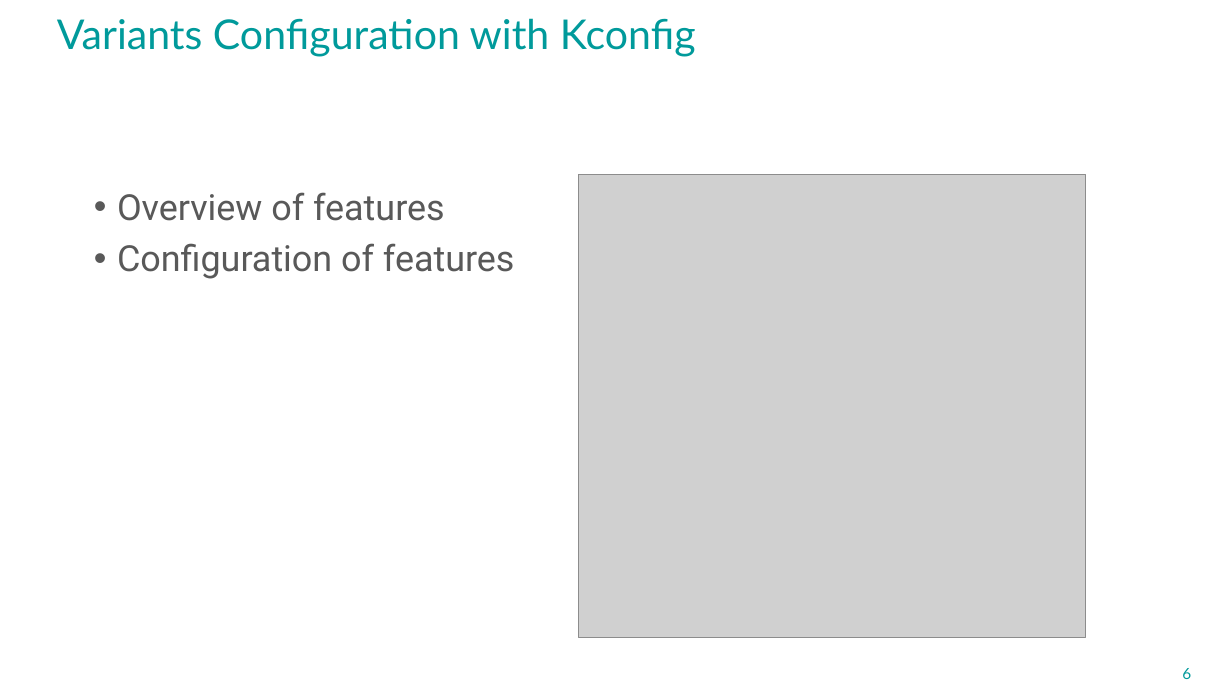
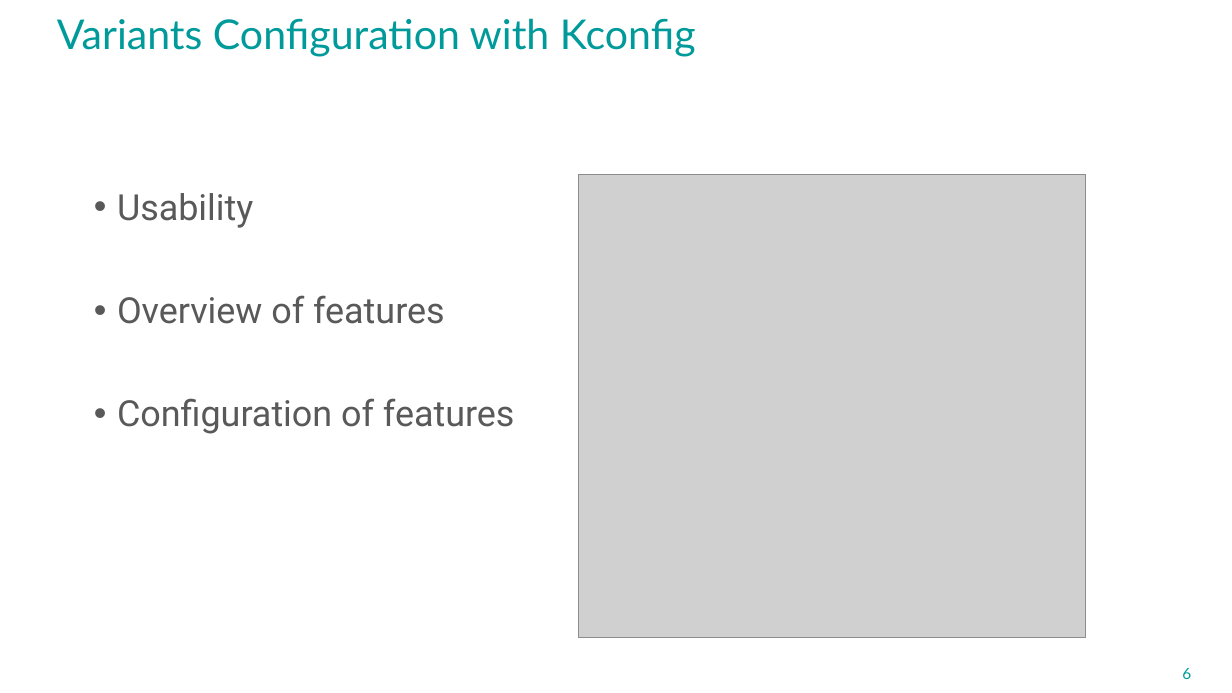
Before and after one commit to avengineers/SPLC2023, a slide deck: slide 6 of Challenges_at_Marquardt.pptx. Drawn at 1232x693 pixels with LibreOffice and Linux fonts; fonts in the diff are those of the drawing; grey boxes stand for pictures; background and template pictures are left out. Boxes give left, top, right and bottom in pixels: in the first picture for what was removed or moved away, otherwise in the second. Text is boxed around its words. In the diff, an @@ line names an element or a change of style, - is before the commit and + after.

```diff
--- a/Challenges_at_Marquardt.pptx
+++ b/Challenges_at_Marquardt.pptx
@@ text at <box>117,193,253,228</box>: paragraph added @@
+• Usability
```
Also in this commit, not shown: 8 other slides changed.
